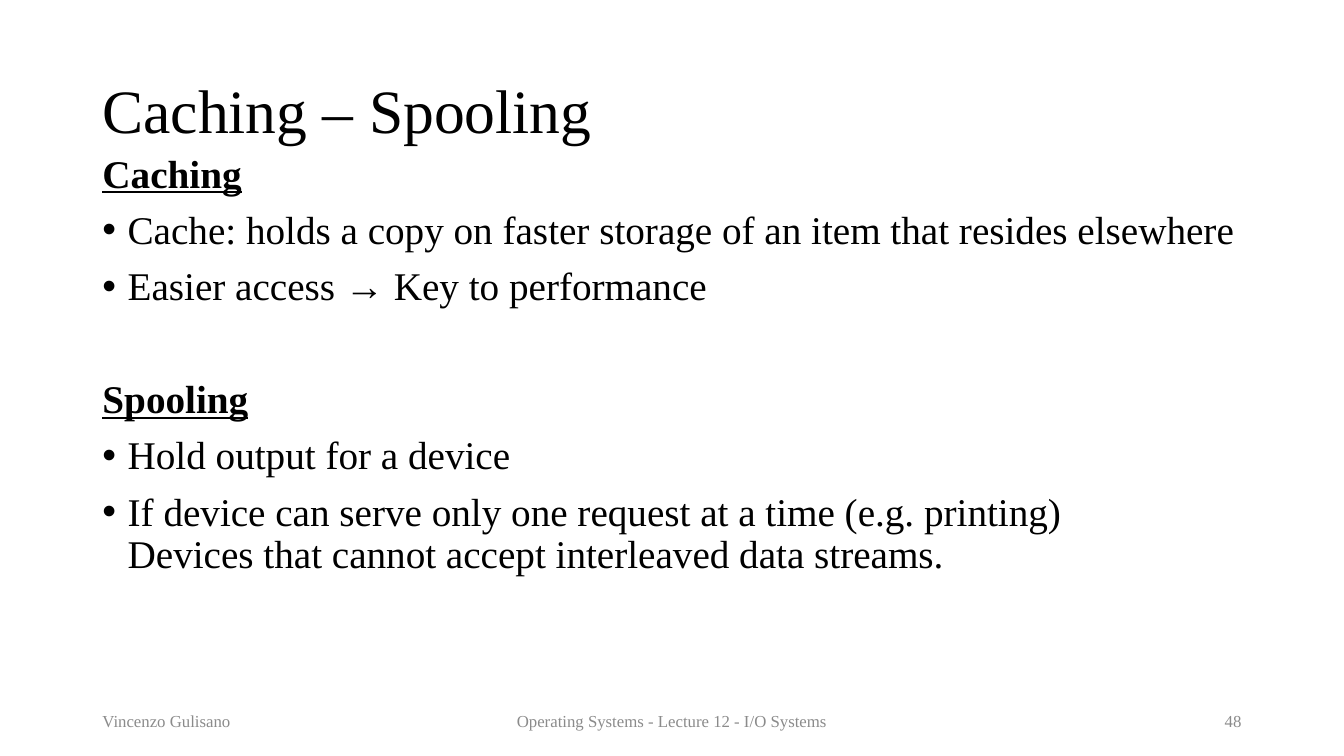
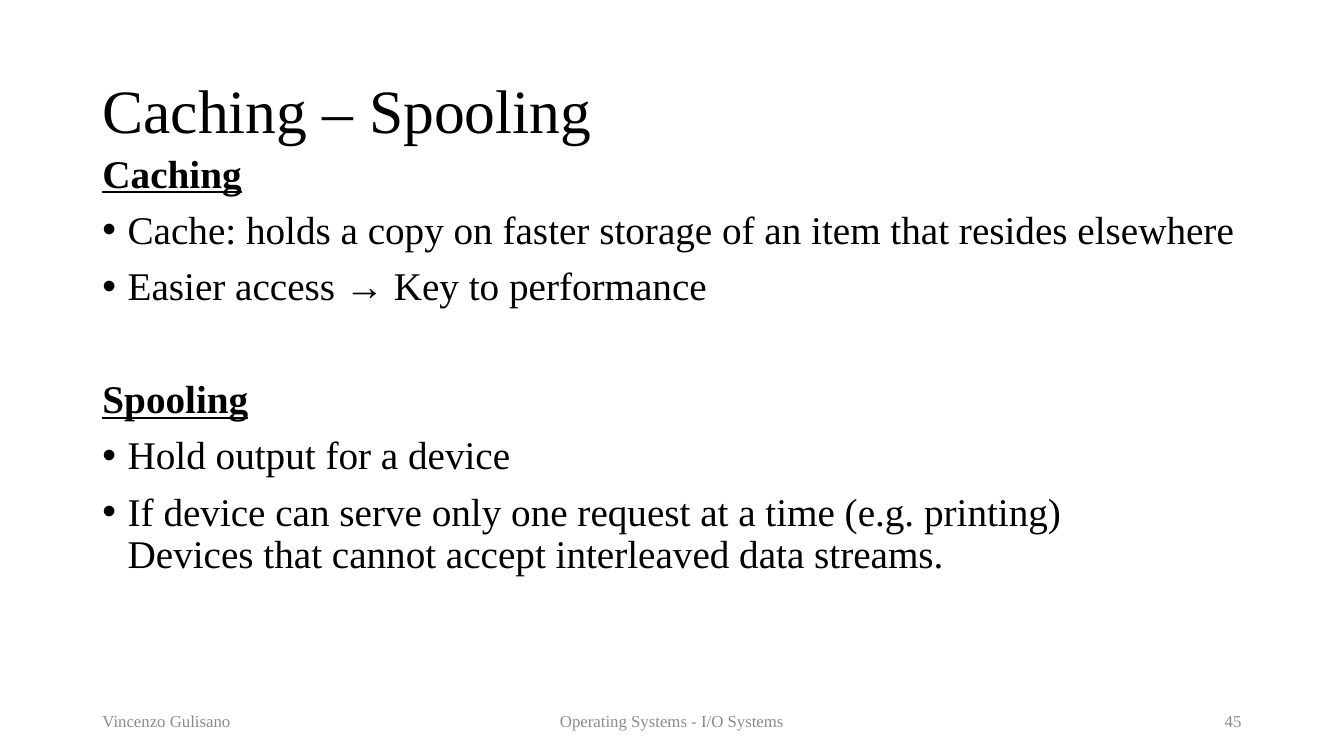
Before and after one commit to vincenzo-gulisano/os_material, a slide deck: slide 45 of slides/IO_systems.pptx (slide 48 before the commit). Drawn at 1344x756 pixels with LibreOffice and Linux fonts; fonts in the diff are those of the drawing. Boxes give left, top, right and bottom in pixels: in the first picture for what was removed or moved away, otherwise in the second. Text is boxed around its words. In the diff, an @@ line names an element or a change of style, - is before the commit and + after.

Commit message:
changed logo, moved exercises, updated overview for lecture on I/O systems

```diff
--- a/slides/IO_systems.pptx
+++ b/slides/IO_systems.pptx
@@ text at [560,716,784,731]: text changed @@
-Operating Systems - Lecture 12 - I/O Systems
+Operating Systems - I/O Systems
@@ page number at [1225,716,1242,727]: text changed @@
-48
+45
```
Also in this commit, not shown: 57 other slides changed, 2 other files.
